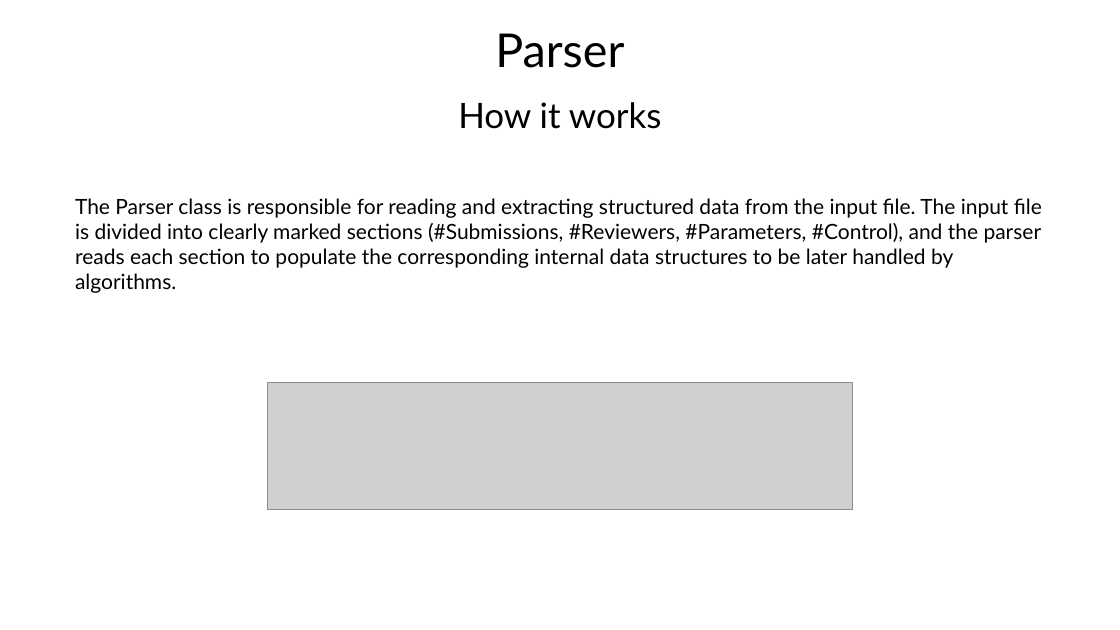
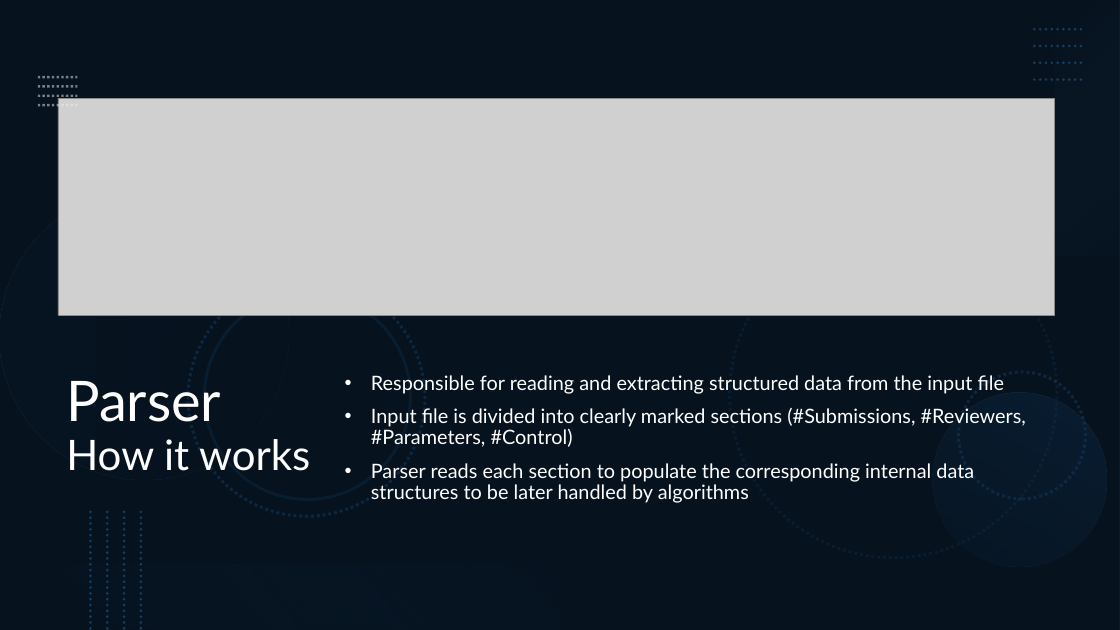
Before and after one commit to Tiago-Su/DA-s-project-1, a slide deck: slide 9 of Presentation.pptx (slide 6 before the commit). Drawn at 1120x630 pixels with LibreOffice and Linux fonts; fonts in the diff are those of the drawing; grey boxes stand for pictures. Boxes give left, top, right and bottom in pixels: in the first picture for what was removed or moved away, otherwise in the second. Text is boxed around its words. In the diff, an @@ line names an element or a change of style, - is before the commit and + after.

```diff
--- a/Presentation.pptx
+++ b/Presentation.pptx
@@ rectangle added at [0, 0, 1120, 630], fill #0E2841 @@
@@ rectangle added at [0, 0, 1120, 630], fill #000000 at 53% opacity @@
@@ rectangle added at [1055, 0, 1120, 257], fill gradient #71AAE0 to #0B1E31 @@
@@ title removed at [495, 33, 624, 68] @@
-Parser
@@ group added at [38, 77, 77, 105]: 4 lines @@
@@ group added at [1034, 29, 1085, 80]: 4 lines @@
@@ picture: place and size @@
-picture at [267, 382, 853, 510]
+picture at [58, 98, 1054, 315]
@@ group added at [0, 191, 1120, 599]: 6 ellipses @@
@@ title at [66, 381, 310, 471]: text changed; size 30 to 36 pt; text colour #000000 to #FFFFFF @@
-How it works
+Parser
+How it works
@@ text at [371, 375, 1026, 503]: text changed; size 18 to 17 pt; text colour #000000 to #FFFFFF @@
-The Parser class is responsible for reading and extracting structured data from the input file. The input file is divided into clearly marked sections (#Submissions, #Reviewers, #Parameters, #Control), and the parser reads each section to populate the corresponding internal data structures to be later handled by algorithms.
+• Responsible for reading and extracting structured data from the input file
+• Input file is divided into clearly marked sections (#Submissions, #Reviewers, #Parameters, #Control)
+• Parser reads each section to populate the corresponding internal data structures to be later handled by algorithms
@@ ellipse added at [901, 360, 1120, 599], fill gradient #0B1E31 to #2D7FCF @@
@@ group added at [91, 512, 141, 630]: 4 lines @@
@@ rectangle added at [0, 565, 560, 630], fill gradient #071420 to #2D7FCF @@
```
Also in this commit, not shown: 26 other slides changed, 7 slides added.
